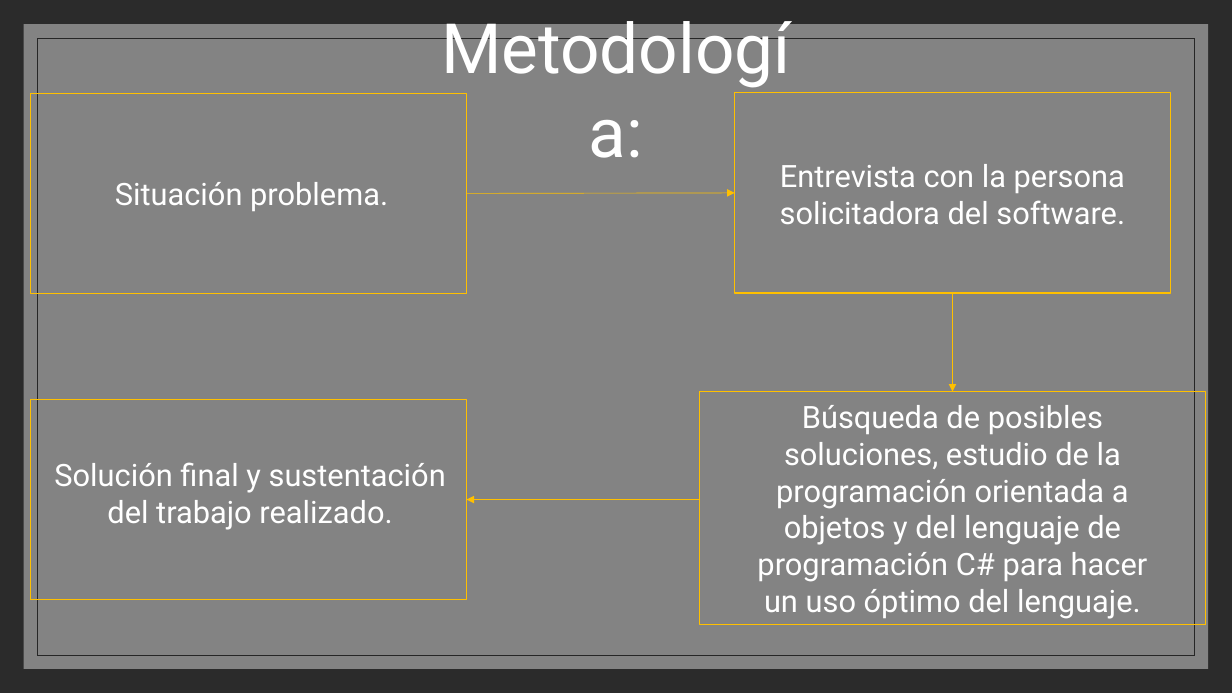
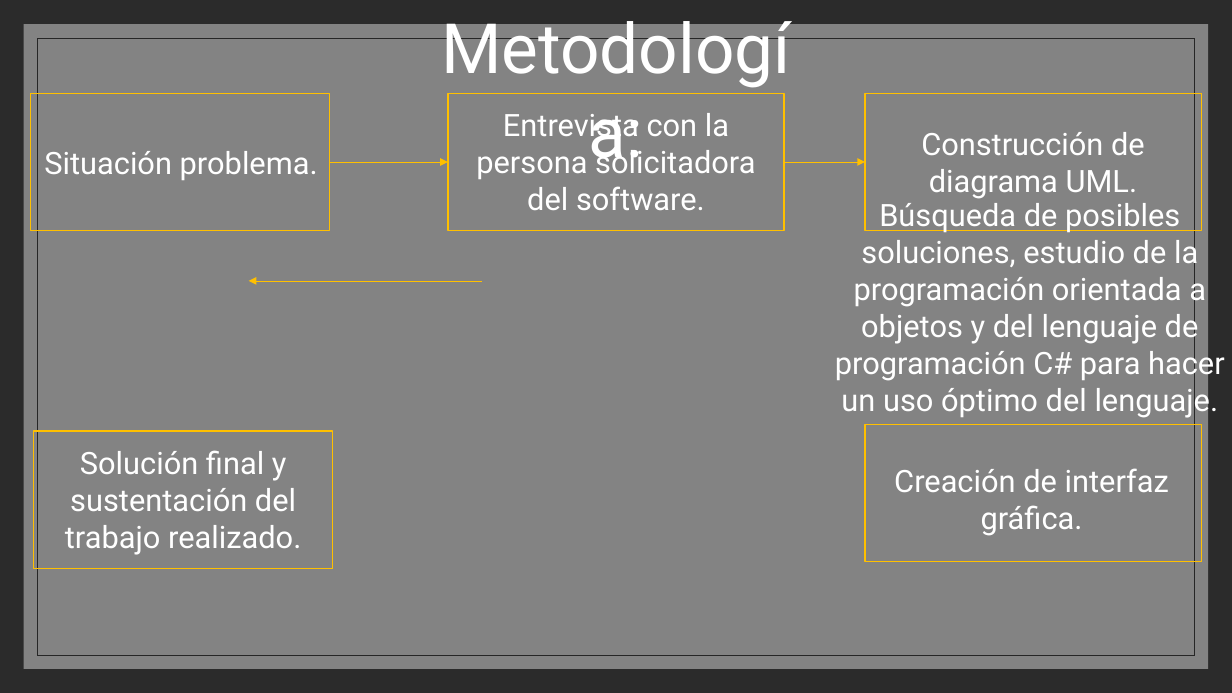
Before and after one commit to SIRVALICIO/TrabajoDeProgramacion, a slide deck: slide 8 of ptimera wpf/Proyecto de semestre.pptx (slide 6 before the commit). Drawn at 1232x693 pixels with LibreOffice and Linux fonts; fonts in the diff are those of the drawing; background and template pictures are left out; a plain dark background stands for a picture behind light text. Boxes give left, top, right and bottom in pixels: in the first picture for what was removed or moved away, otherwise in the second. Text is boxed around its words. In the diff, an @@ line names an element or a change of style, - is before the commit and + after.

```diff
--- a/ptimera wpf/Proyecto de semestre.pptx
+++ b/ptimera wpf/Proyecto de semestre.pptx
@@ rectangle: place and size @@
-rectangle at (30,93,467,294)
+rectangle at (30,93,330,231)
@@ text "Entrevista con la persona solicitadora ..." rewrapped from (780,164,1125,224) to (476,113,755,210) @@
@@ rectangle: place and size @@
-rectangle at (735,92,1171,293)
+rectangle at (448,93,785,231)
@@ rectangle: place and size @@
-rectangle at (700,392,1206,625)
+rectangle at (865,93,1202,231)
@@ text "Situación problema.": place and size @@
-text "Situación problema." at (115,182,388,211)
+text "Situación problema." at (44,151,318,180)
@@ text added at (921,132,1145,199), 24 pt, text #FFFFFF @@
+Construcción de diagrama UML.
@@ arrow moved from (467, 193) - (735, 193) to (330, 162) - (448, 162) @@
@@ arrow moved from (953, 293) - (953, 392) to (785, 162) - (865, 162) @@
@@ text "Búsqueda de posibles soluciones, estudio ..." rewrapped from (757,405,1148,619) to (835,198,1225,419) @@
@@ arrow moved from (700, 500) - (467, 500) to (482, 281) - (249, 281) @@
@@ text "Solución final y sustentación del ..." rewrapped from (54,462,446,530) to (65,450,301,555) @@
@@ rectangle: place and size @@
-rectangle at (30,399,467,600)
+rectangle at (34,431,334,568)
@@ rectangle added at (865,424,1202,562), outline #FFC000 1 pt @@
@@ text added at (894,468,1169,536), 24 pt, text #FFFFFF @@
+Creación de interfaz gráfica.
```
Also in this commit, not shown: 4 other slides changed, 2 slides added, 1 slide removed.
